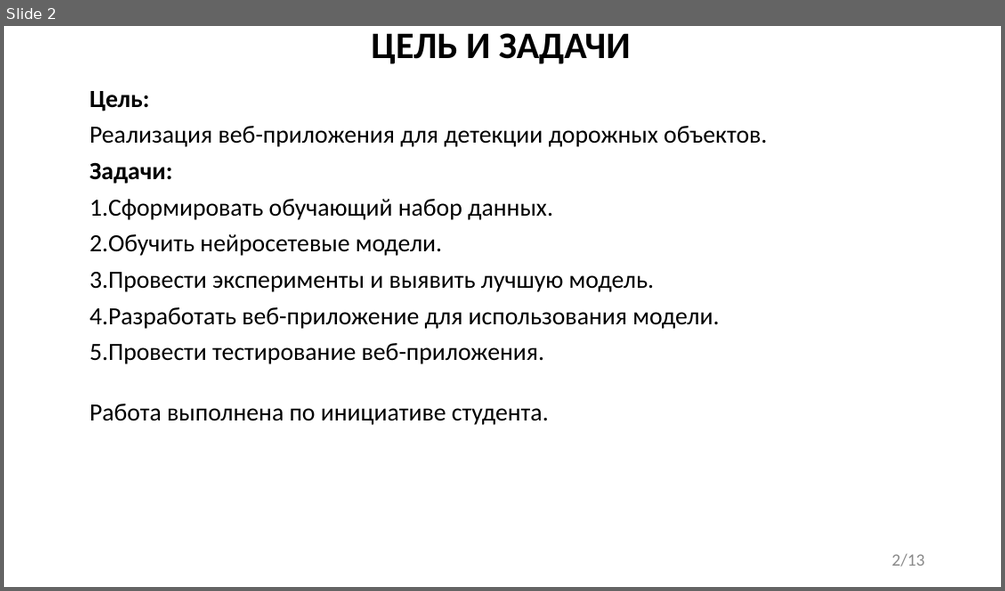
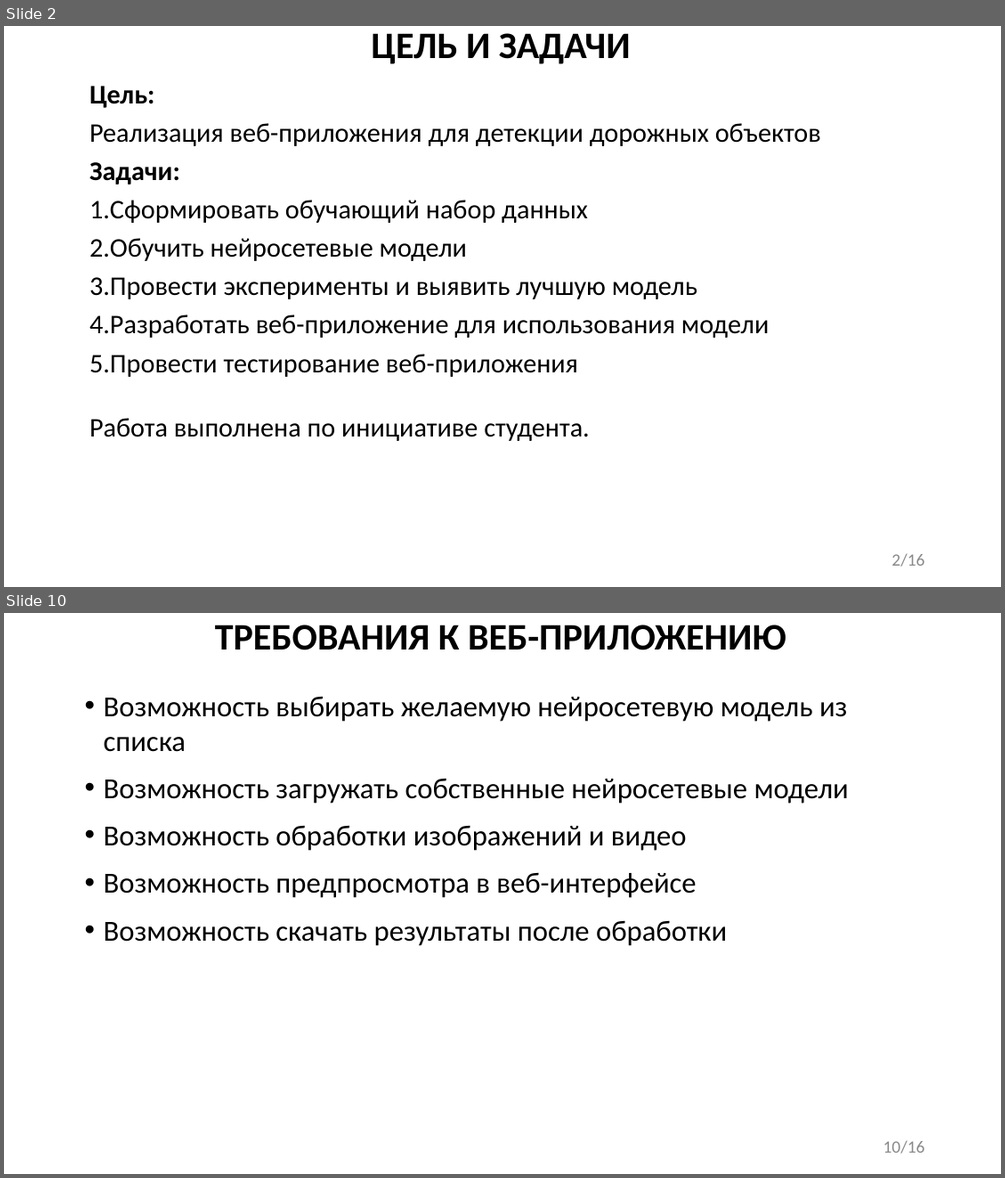
Before and after one commit to FaceMan01/Homework, a slide deck: ВКР/презентация.ppt. Shown one above the other, each under a label of ours: slide 2 before the commit, slides 2 and 10 after it; the slides between them are not shown. The pictures are 1005x591 and 1005x1178 pixels, drawn with LibreOffice and Linux fonts; fonts in the diff are those of the drawing. Boxes give left, top, right and bottom in pixels: in the first picture for what was removed or moved away, otherwise in the second. Text is boxed around its words. In the diff, an @@ line names an element or a change of style, - is before the commit and + after.

```diff
--- a/ВКР/презентация.ppt
+++ b/ВКР/презентация.ppt
@@ slide 10 added at (x1=4, y1=613, x2=1001, y2=1174), background #FFFFFF @@
@@ title added at (x1=215, y1=625, x2=786, y2=650), 36 pt, text #000000, bold @@
+ТРЕБОВАНИЯ К ВЕБ-ПРИЛОЖЕНИЮ
@@ text added at (x1=104, y1=696, x2=849, y2=946), 28 pt, text #000000 @@
+• Возможность выбирать желаемую нейросетевую модель из списка
+• Возможность загружать собственные нейросетевые модели
+• Возможность обработки изображений и видео
+• Возможность предпросмотра в веб-интерфейсе
+• Возможность скачать результаты после обработки
@@ page number added at (x1=883, y1=1141, x2=925, y2=1153), 16.6 pt, text #898989 @@
+10/16
@@ slide 2 changed as well @@
@@ text at (x1=89, y1=86, x2=590, y2=441): size 23.8 to 25.9 pt in "Цель:", "Задачи:", "Работа выполнена по инициативе студента." @@
@@ text at (x1=89, y1=123, x2=821, y2=146): text changed; size 23.8 to 25.9 pt @@
-Реализация веб-приложения для детекции дорожных объектов.
+Реализация веб-приложения для детекции дорожных объектов
@@ text at (x1=89, y1=200, x2=769, y2=377): text changed; size 23.8 to 25.9 pt @@
-1. Сформировать обучающий набор данных.
-2. Обучить нейросетевые модели.
-3. Провести эксперименты и выявить лучшую модель.
-4. Разработать веб-приложение для использования модели.
-5. Провести тестирование веб-приложения.
+1. Сформировать обучающий набор данных
+2. Обучить нейросетевые модели
+3. Провести эксперименты и выявить лучшую модель
+4. Разработать веб-приложение для использования модели
+5. Провести тестирование веб-приложения
@@ page number at (x1=891, y1=554, x2=924, y2=566): text changed @@
-2/13
+2/16
```
Also in this commit, not shown: 8 other slides changed, 7 other slides added, 4 slides removed, 1 other file.
